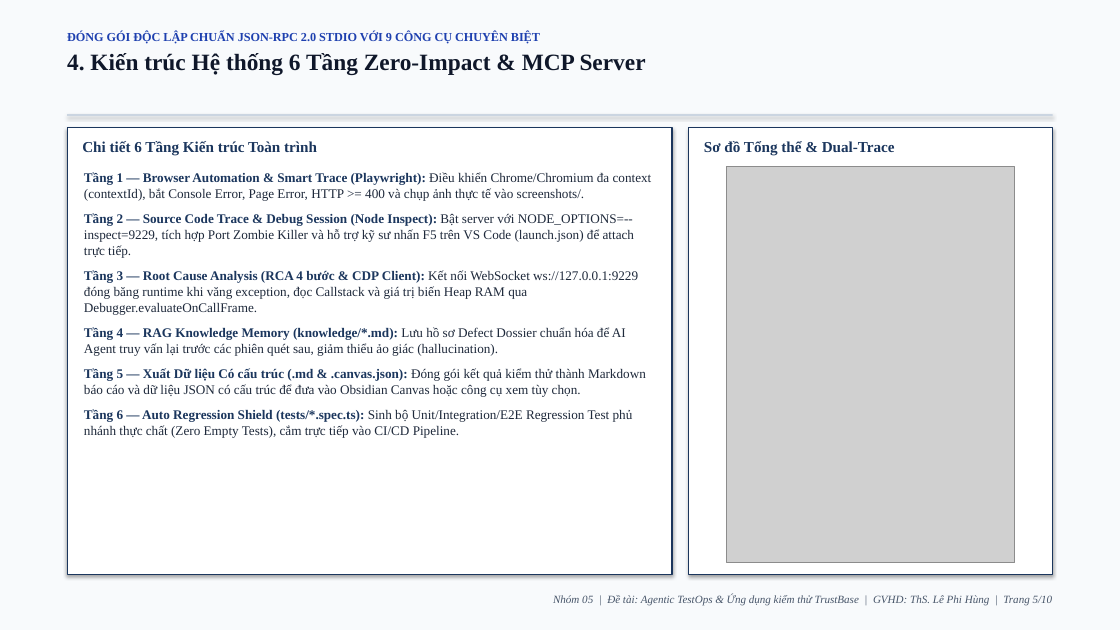
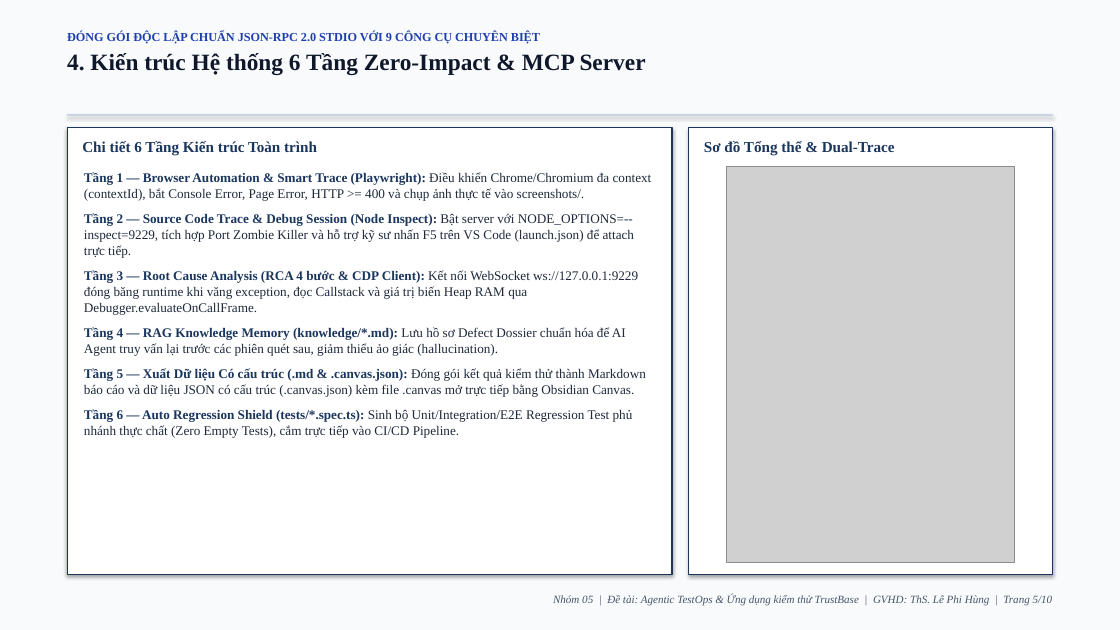
Before and after one commit to justpassingByte/agentic-test-ops, a slide deck: slide 5 of Nhom05_AgenticTestOps_ThuyetTrinh.pptx. Drawn at 1120x630 pixels with LibreOffice and Linux fonts; fonts in the diff are those of the drawing; grey boxes stand for pictures. Boxes give left, top, right and bottom in pixels: in the first picture for what was removed or moved away, otherwise in the second. Text is boxed around its words. In the diff, an @@ line names an element or a change of style, - is before the commit and + after.

```diff
--- a/Nhom05_AgenticTestOps_ThuyetTrinh.pptx
+++ b/Nhom05_AgenticTestOps_ThuyetTrinh.pptx
@@ text at bbox=[84, 368, 646, 397]: text changed @@
-Tầng 5 — Xuất Dữ liệu Có cấu trúc (.md & .canvas.json): Đóng gói kết quả kiểm thử thành Markdown báo cáo và dữ liệu JSON có cấu trúc để đưa vào Obsidian Canvas hoặc công cụ xem tùy chọn.
+Tầng 5 — Xuất Dữ liệu Có cấu trúc (.md & .canvas.json): Đóng gói kết quả kiểm thử thành Markdown báo cáo và dữ liệu JSON có cấu trúc (.canvas.json) kèm file .canvas mở trực tiếp bằng Obsidian Canvas.
```
Also in this commit, not shown: 6 other slides changed, 10 other files.
